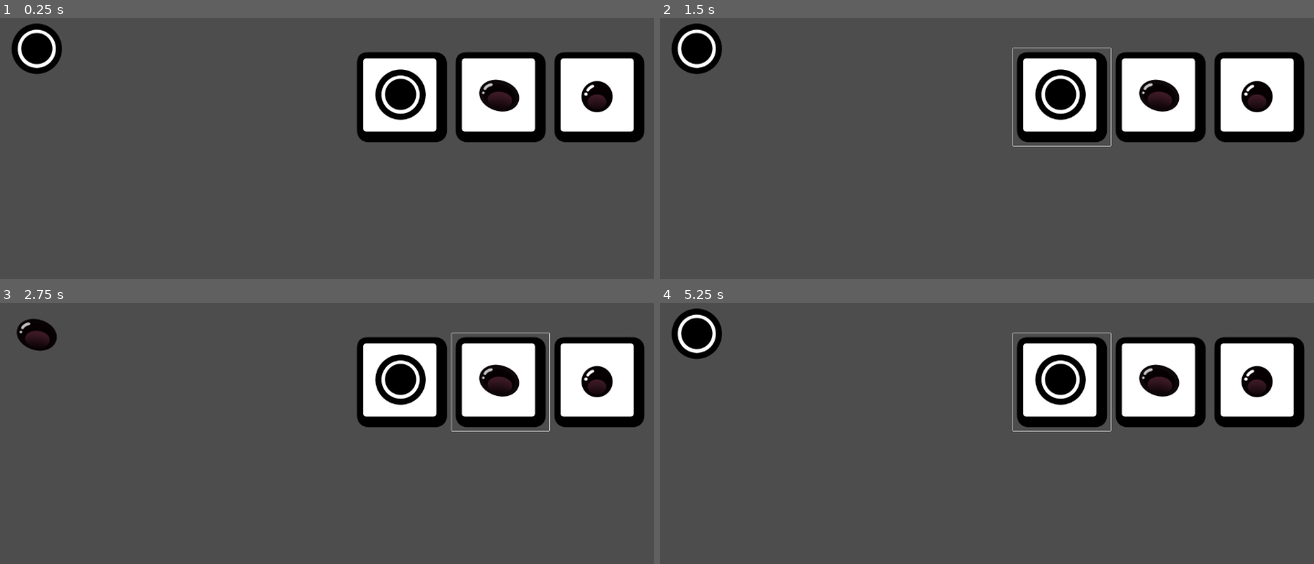
Above: before the commit, frames 1-4 (two rows, left to right).
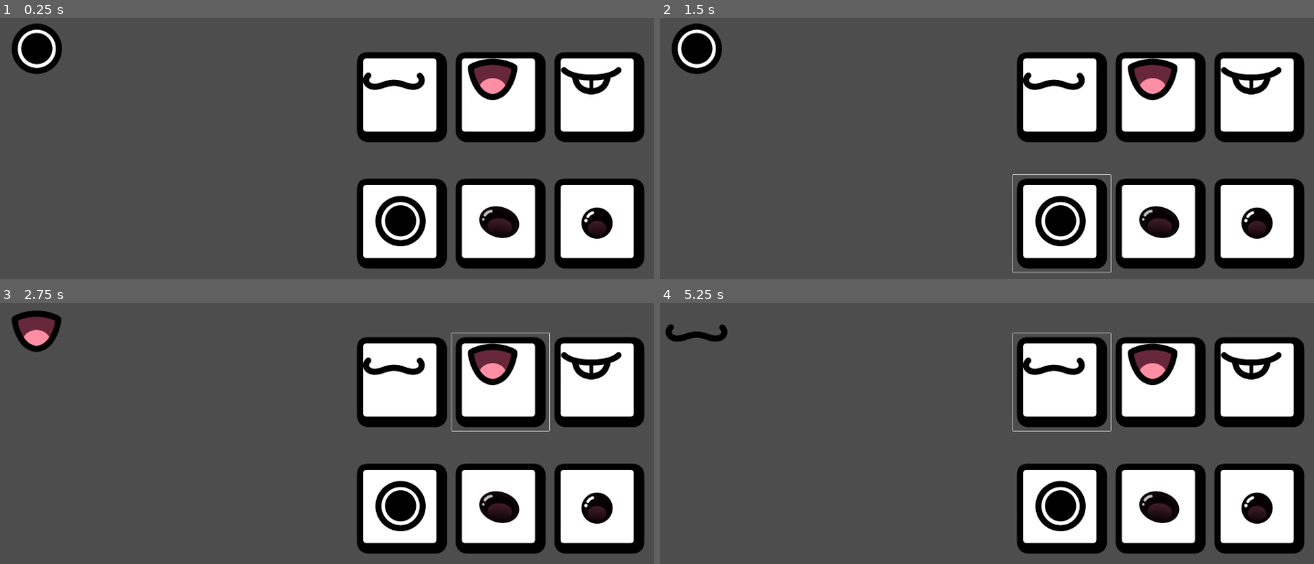
Above: after the commit, the same moments.

Repository: MoaOrLess/FloofMaker
Game: Godot game, scene res://SCENES/learning_1.tscn
Two runs of this game, one before a commit and one after it. Both use one fixed random seed, a clock stepped at 60 frames per second and the inputs below. This scene is started directly instead of the project's main scene.
Inputs (mouse positions are in pixels of both pictures, inside the frame that each line leads up to):
- Up to frame 1 (0.25 s): no input
- Up to frame 2 (1.5 s): click (1058, 96) at 0.52 s; click (1058, 224) at 1.27 s
- Up to frame 3 (2.75 s): click (503, 381) at 2.02 s
- Up to frame 4 (5.25 s): click (1163, 509) at 2.77 s; click (1261, 381) at 3.52 s; click (1261, 509) at 4.27 s; click (1058, 381) at 5.02 s

The runs differ from the first frame. In frame 1, 17% of the frame differs, in the area x 54-99%, y 15-97%; in frame 2, 17%; in frame 3, 18%; in frame 4, 18%, in the area x 0-99%, y 2-97%.

Commit message:
Made crappy buttons for the mouth

Diff:
--- a/SCENES/learning_1b.gd
+++ b/SCENES/learning_1b.gd
@@ -4,6 +4,11 @@
 @onready var EYE_STARE = preload("res://ART/Eye Stare.png")
 @onready var EYE_ROUND = preload("res://ART/Eye Round.png")
 @onready var EYE_CLASSIC = preload("res://ART/Eye Classic.png")
+
+@onready var MOUTH_KIRBY = preload("res://ART/Mouth Kirby.png")
+@onready var MOUTH_TOOF = preload("res://ART/Mouth Toof.png")
+@onready var MOUTH_TREE = preload("res://ART/Mouth Tree.png")
+
 @onready var BUTTON_A = preload("res://ART/Button A.png")
 @onready var BUTTON_OFF = preload("res://ART/Button Off.png")
 @onready var BUTTON_ON = preload("res://ART/Button On.png")
@@ -16,6 +21,7 @@
 func _ready() -> void:
 	spawn_button()
 	spawn_texture(EYE_STARE)
+	spawn_button_mouth()
 
 
 func _process(delta: float) -> void:
@@ -46,12 +52,22 @@
 	add_child(grid_container)
 	grid_container.scale = Vector2(0.5,0.5)
 	grid_container.columns = 3
-	grid_container.position = Vector2(600,100)
+	grid_container.position = Vector2(600,300)
 
 
 	create_button(grid_container, BUTTON_OFF, EYE_STARE)
 	create_button(grid_container, BUTTON_OFF, EYE_CLASSIC)
 	create_button(grid_container, BUTTON_OFF, EYE_ROUND)
+
+func spawn_button_mouth():
+	var grid_container = GridContainer.new()
+	add_child(grid_container)
+	grid_container.scale = Vector2(0.5,0.5)
+	grid_container.columns = 3
+	grid_container.position = Vector2(600,100)
+	create_button(grid_container, BUTTON_OFF, MOUTH_TREE)
+	create_button(grid_container, BUTTON_OFF, MOUTH_KIRBY)
+	create_button(grid_container, BUTTON_OFF, MOUTH_TOOF)
 
 func create_button(parent, button_texture, eye_texture):
 	var button_inst = Button.new()
